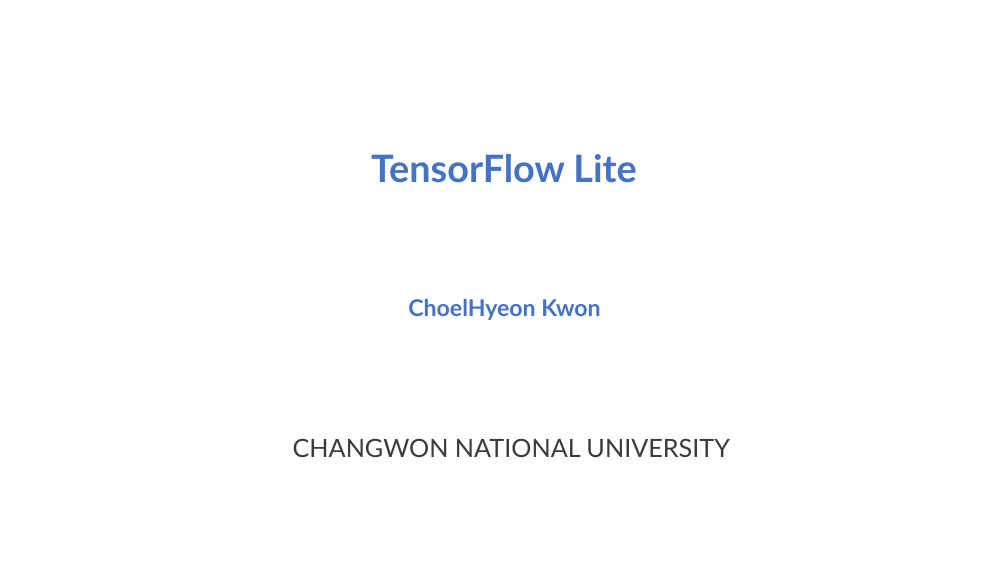
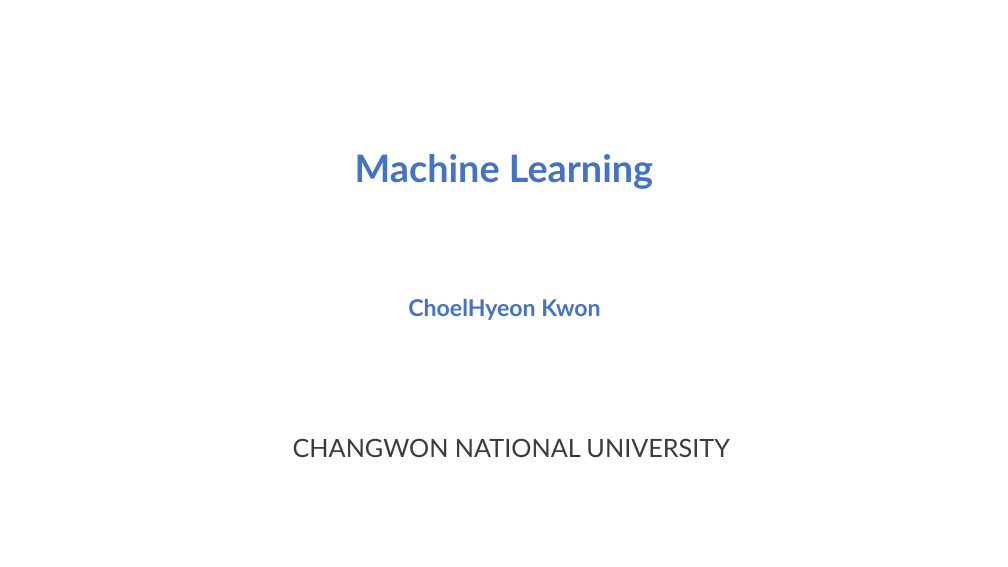
Before and after one commit to kkcchh9999/Studied_in_NOSLab, a slide deck: slide 1 of presentation/Machine_Learning.pptx. Drawn at 1008x567 pixels with LibreOffice and Linux fonts; fonts in the diff are those of the drawing. Boxes give left, top, right and bottom in pixels: in the first picture for what was removed or moved away, otherwise in the second. Text is boxed around its words. In the diff, an @@ line names an element or a change of style, - is before the commit and + after.

```diff
--- a/presentation/Machine_Learning.pptx
+++ b/presentation/Machine_Learning.pptx
@@ text at (355,154,653,189): text changed @@
-TensorFlow Lite
+Machine Learning
```
Also in this commit, not shown: 6 other slides changed.
